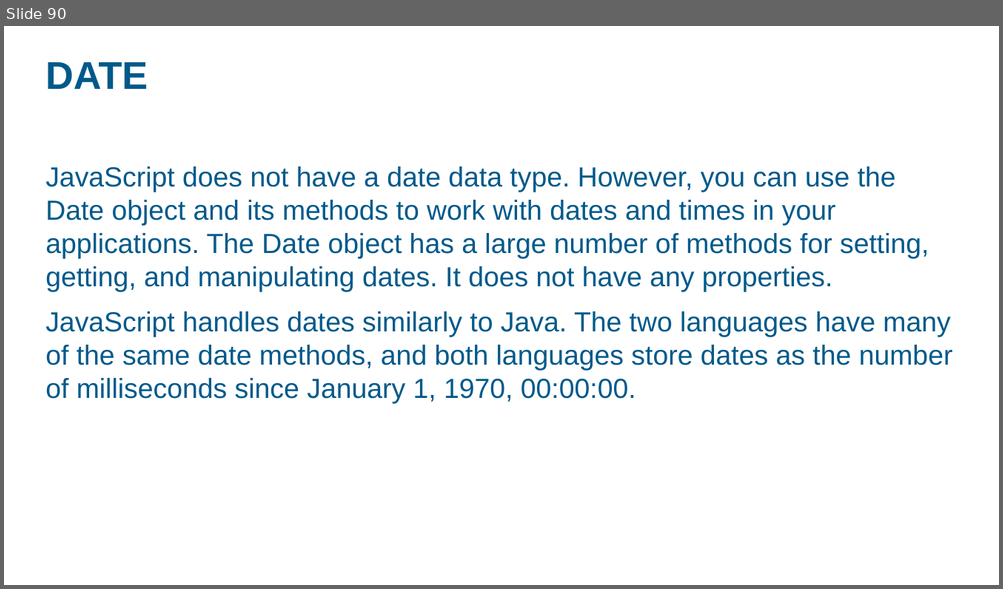
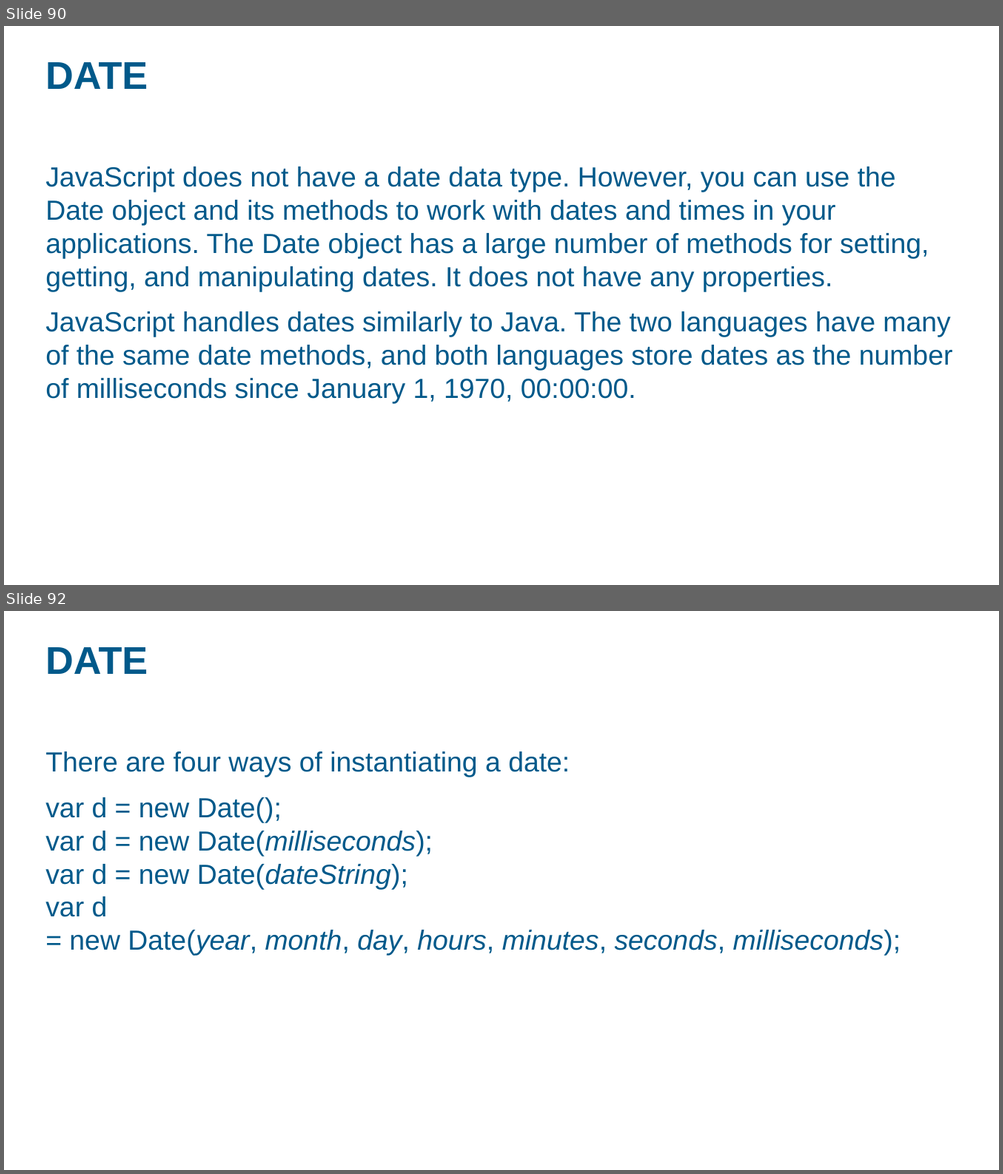
Before and after one commit to ashok07iet/java-script-sample-code, a slide deck: doc/javascript.pptx. Shown one above the other, each under a label of ours: slide 90 before the commit, slides 90 and 92 after it; the slides between them are not shown. The pictures are 1003x589 and 1003x1174 pixels, drawn with LibreOffice and Linux fonts; fonts in the diff are those of the drawing; background and template pictures are left out. Boxes give left, top, right and bottom in pixels: in the first picture for what was removed or moved away, otherwise in the second. Text is boxed around its words. In the diff, an @@ line names an element or a change of style, - is before the commit and + after.

```diff
--- a/doc/javascript.pptx
+++ b/doc/javascript.pptx
@@ slide 92 added at [4,611,999,1170], background picture (left out) @@
@@ title added at [45,647,148,674], 28 pt, text #00598A, bold @@
+DATE
@@ text added at [45,752,901,956], 20 pt, text #00598A @@
+There are four ways of instantiating a date:
+var d = new Date();
+var d = new Date(milliseconds);
+var d = new Date(dateString);
+var d = new Date(year, month, day, hours, minutes, seconds, milliseconds);
```
Also in this commit, not shown: 1 slide changed, 4 other slides added, 18 other files.
